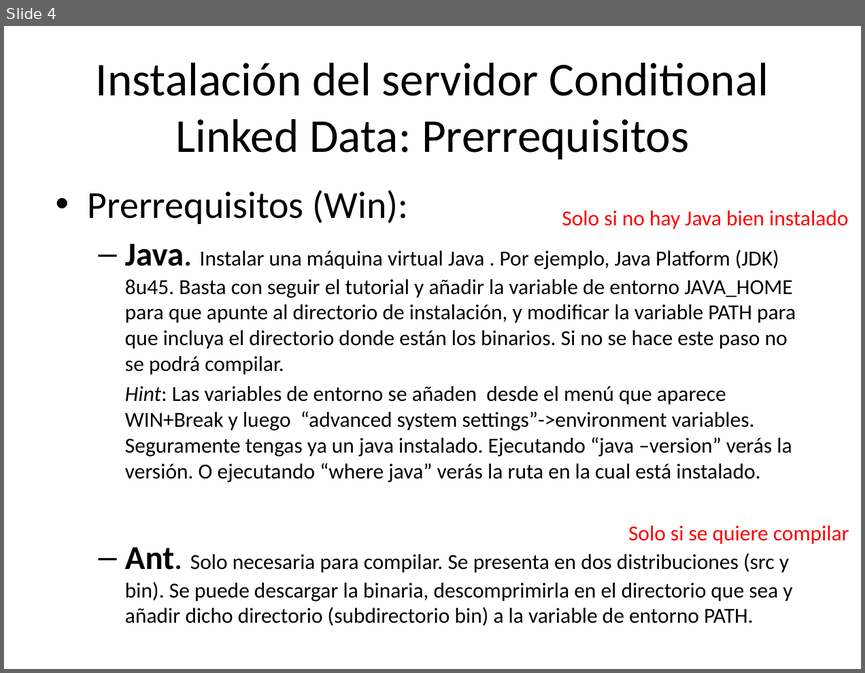
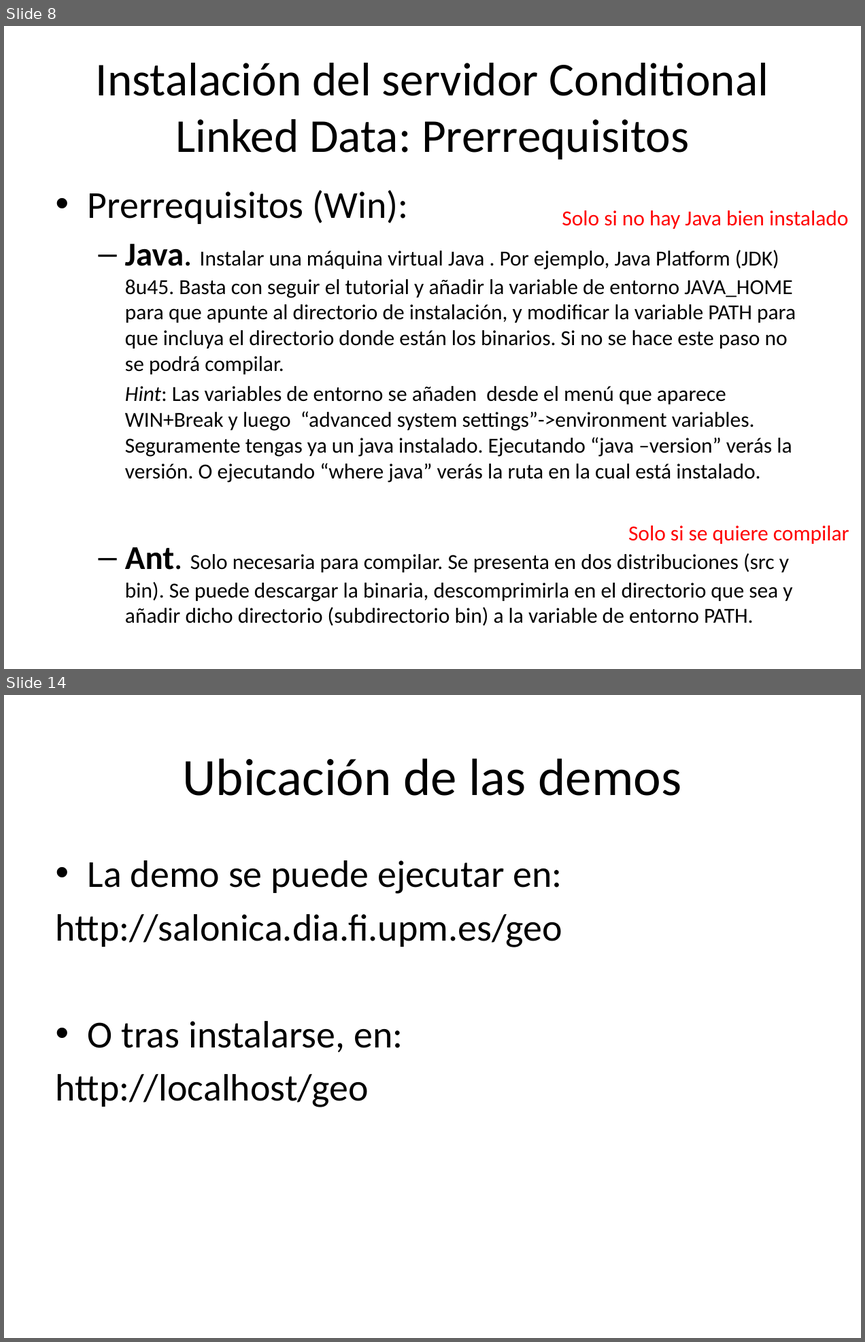
Before and after one commit to oeg-upm/licensius, a slide deck: doc/conditional.pptx. Shown one above the other, each under a label of ours: slide 4 before the commit, slides 8 and 14 after it; the slides between them are not shown. The pictures are 865x673 and 865x1342 pixels, drawn with LibreOffice and Linux fonts; fonts in the diff are those of the drawing. Boxes give left, top, right and bottom in pixels: in the first picture for what was removed or moved away, otherwise in the second. Text is boxed around its words. In the diff, an @@ line names an element or a change of style, - is before the commit and + after.

```diff
--- a/doc/conditional.pptx
+++ b/doc/conditional.pptx
@@ slide 14 added at [4, 695, 861, 1338], background #FFFFFF @@
@@ title added at [183, 758, 681, 796], 44 pt, text #000000 @@
+Ubicación de las demos
@@ text added at [56, 860, 563, 1107], 32 pt, text #000000 @@
+• La demo se puede ejecutar en:
+http://salonica.dia.fi.upm.es/geo
+• O tras instalarse, en:
+http://localhost/geo
@@ what was slide 4 is now slide 8 @@
```
Also in this commit, not shown: 4 slides changed, 16 other slides added, 1 slide removed, 4 other files.
